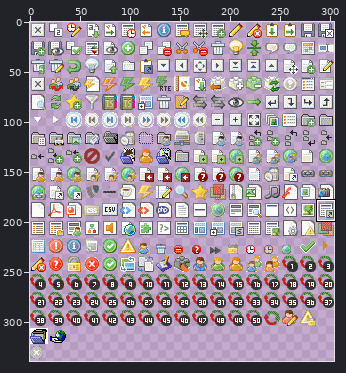
One commit to this sprite sheet: typo3/sysext/t3skin/images/sprites/t3skin.gif. The first picture is a wide view before the edit; the outline marks the close-up.
Close-up. As it was:
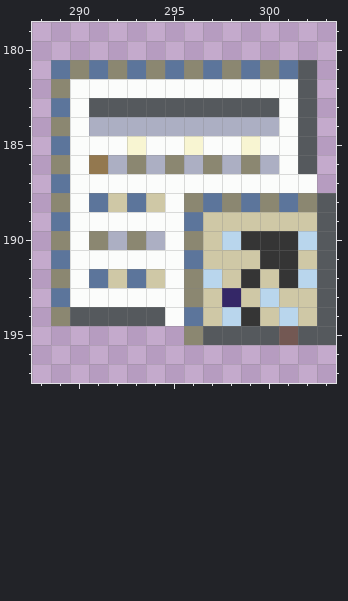
The file is 304x339 pixels. Colours within 5 levels of each other are drawn and written as one. Shown: x 288..303, y 179..197. The commit also changed other parts of the picture, which this record leaves out.
New version:
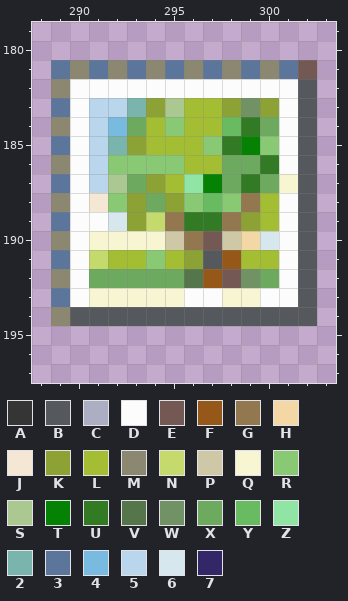
Palette (. is transparent): A #353535  B #55595d  C #acafc3  D #fbfcfb  E #735853  F #965819  G #93784f  H #f3d8a5  J #f4e7d3  K #8ca234  L #a4be34  M #8b8771  N #c4da6c  P #cfc8a6  Q #f8f5d2  R #8ac973  S #aac890  T #058204  U #327a23  V #55764b  W #709265  X #6da95e  Y #69bb62  Z #91e5a4  2 #79b5ac  3 #5c759b  4 #78bae0  5 #b9d6ed  6 #d6e7ee  7 #342767
Change:
{"y":181,"x":302,"old":"B","new":"E"}
{"y":183,"x":291,"old":"BBBBBBBBBB","new":"552KSLLKWK"}
{"y":184,"x":291,"old":"CCCCCCCCCC","new":"54XLRLLYUX"}
{"y":185,"x":291,"old":"DDQDDQDDQD","new":"52KLLLRUTR"}
{"y":186,"x":291,"old":"GCMCMCMCMC","new":"5RRRRLLXXU"}
{"y":187,"x":291,"old":"DDDDDDDDDDDD","new":"5SXKLZTXUXQB"}
{"y":188,"x":291,"old":"3P3PDM3M3M3MB","new":"JRKXKRYRGLDB."}
{"y":189,"x":292,"old":"DDDD3PPPPPPB","new":"6KNGUUGKLDB."}
{"y":190,"x":291,"old":"MCMCDMP5AAA5B","new":"QQQQPGEPH6DB."}
{"y":191,"x":291,"old":"DDDDD3PPPAAPB","new":"NLLRLKBFLLDB."}
{"y":192,"x":291,"old":"3P3PDM5PAPA5B","new":"XXXXXVFEWXDB."}
{"y":193,"x":291,"old":"DDDDDMP7P5PPB","new":"QQQQQDDQQDDB."}
{"y":194,"x":295,"old":"D3P5AP5PB","new":"BBBBBBBB."}
{"y":195,"x":296,"old":"MBBBBEBB","new":"........"}
{"label":"changed","picture_box":[89,60,336,345]}
